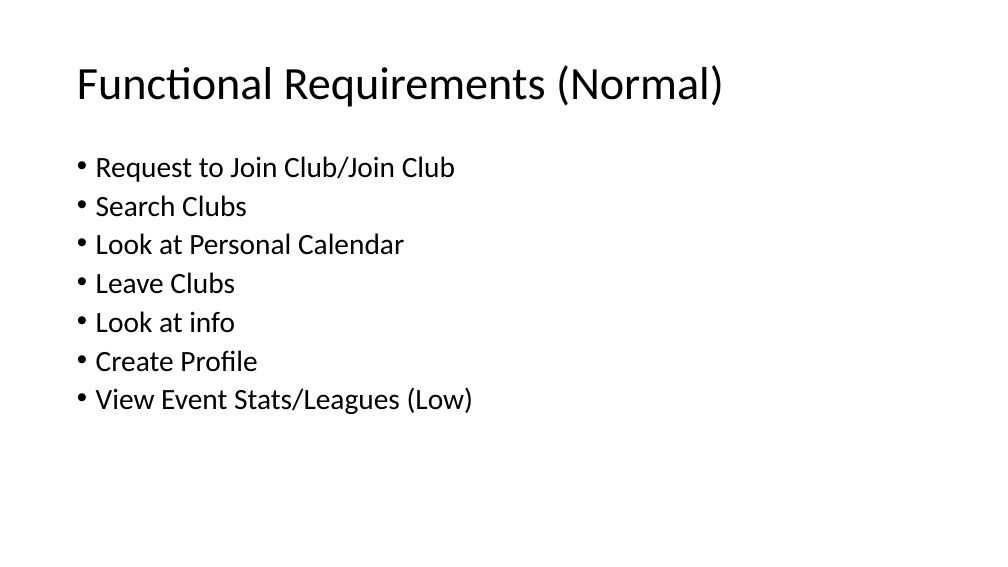
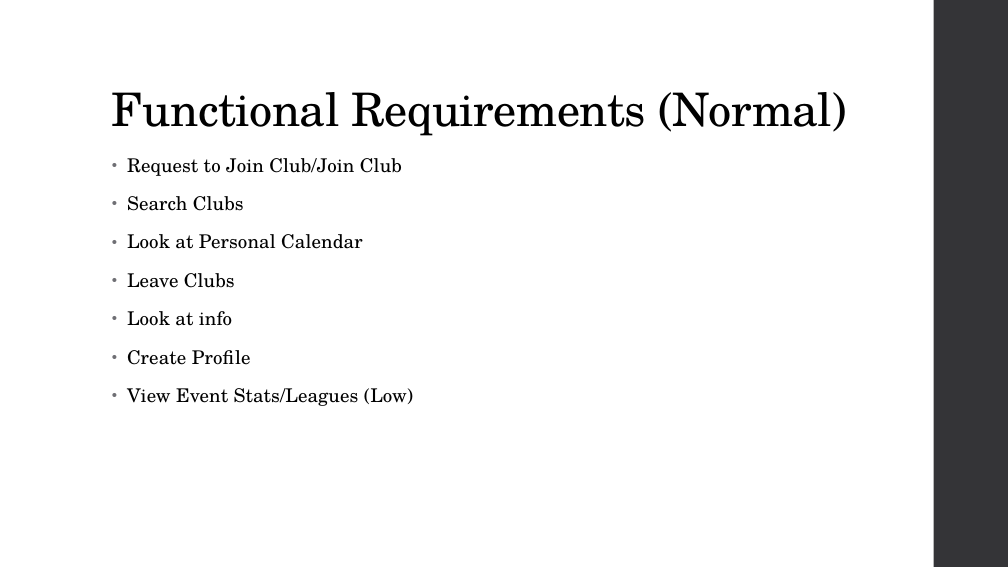
Before and after one commit to amgabriel45/CS495ClubStuff, a slide deck: slide 5 of Crimson Clubs (Requirements).pptx (slide 6 before the commit). Drawn at 1008x567 pixels with LibreOffice and Linux fonts; fonts in the diff are those of the drawing. Boxes give left, top, right and bottom in pixels: in the first picture for what was removed or moved away, otherwise in the second. Text is boxed around its words. In the diff, an @@ line names an element or a change of style, - is before the commit and + after.

Commit message:
Updates to the Requirements Presentation

```diff
--- a/Crimson Clubs (Requirements).pptx
+++ b/Crimson Clubs (Requirements).pptx
@@ rectangle added at <box>934,0,1008,567</box>, fill #353537 @@
@@ title "Functional Requirements (Normal)": place and size @@
-title "Functional Requirements (Normal)" at <box>77,65,724,107</box>
+title "Functional Requirements (Normal)" at <box>112,92,847,136</box>
@@ title "Functional Requirements (Normal)" at <box>112,92,847,136</box>: font Calibri to TeX Gyre Schola, letter spacing 0 to -0.5 pt; vertical alignment middle to bottom @@
@@ text "Request to Join Club/Join Club": place and size @@
-text "Request to Join Club/Join Club" at <box>96,156,474,414</box>
+text "Request to Join Club/Join Club" at <box>127,158,413,406</box>
@@ text "Request to Join Club/Join Club" at <box>127,158,413,406</box>: size 28 to 18 pt, font Calibri to TeX Gyre Schola, letter spacing 0 to 0.1 pt; indent changed; line spacing 0.8 to 0.95; more space between paragraphs @@
```
Also in this commit, not shown: 7 other slides changed, 5 slides added, 6 slides removed.
